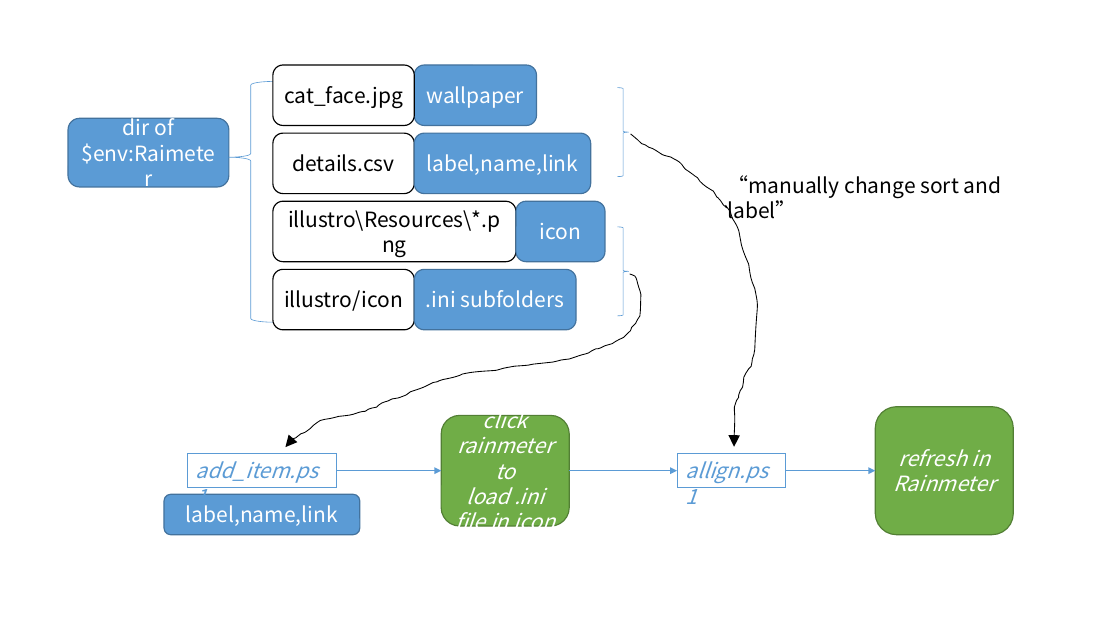
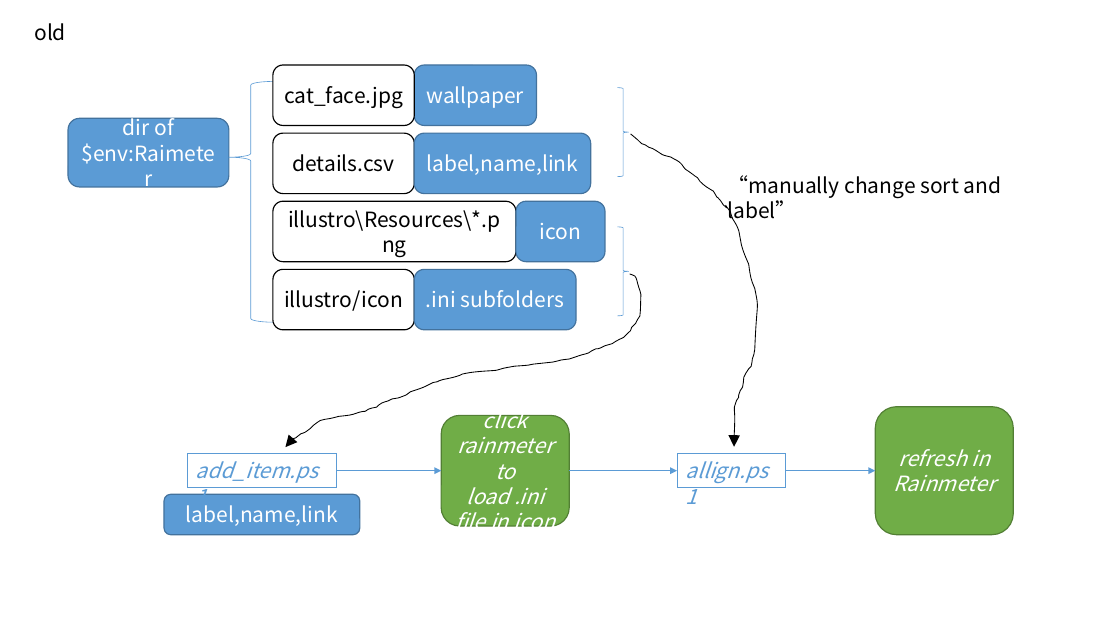
Before and after one commit to brainwatcher/Rainmeter, a slide deck: slide 3 of Skins/instruction.pptx (slide 2 before the commit). Drawn at 1120x630 pixels with LibreOffice and Linux fonts; fonts in the diff are those of the drawing. Boxes give left, top, right and bottom in pixels: in the first picture for what was removed or moved away, otherwise in the second. Text is boxed around its words. In the diff, an @@ line names an element or a change of style, - is before the commit and + after.

```diff
--- a/Skins/instruction.pptx
+++ b/Skins/instruction.pptx
@@ text added at (x1=34, y1=23, x2=66, y2=41), 18 pt, text #000000 @@
+old
```
Also in this commit, not shown: 1 slide added, 7 other files.
